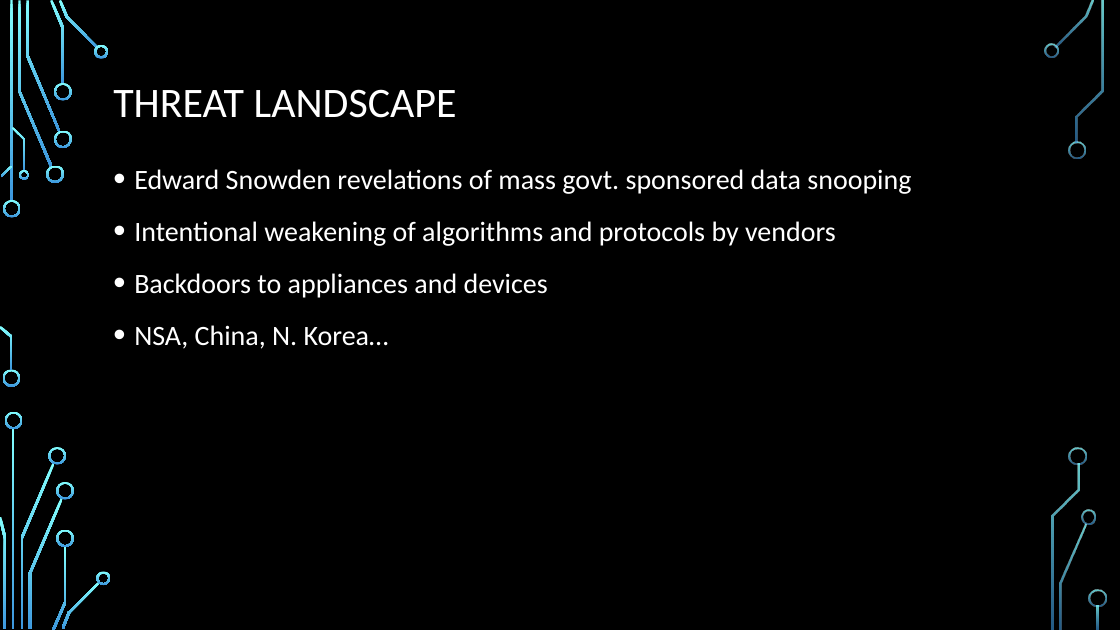
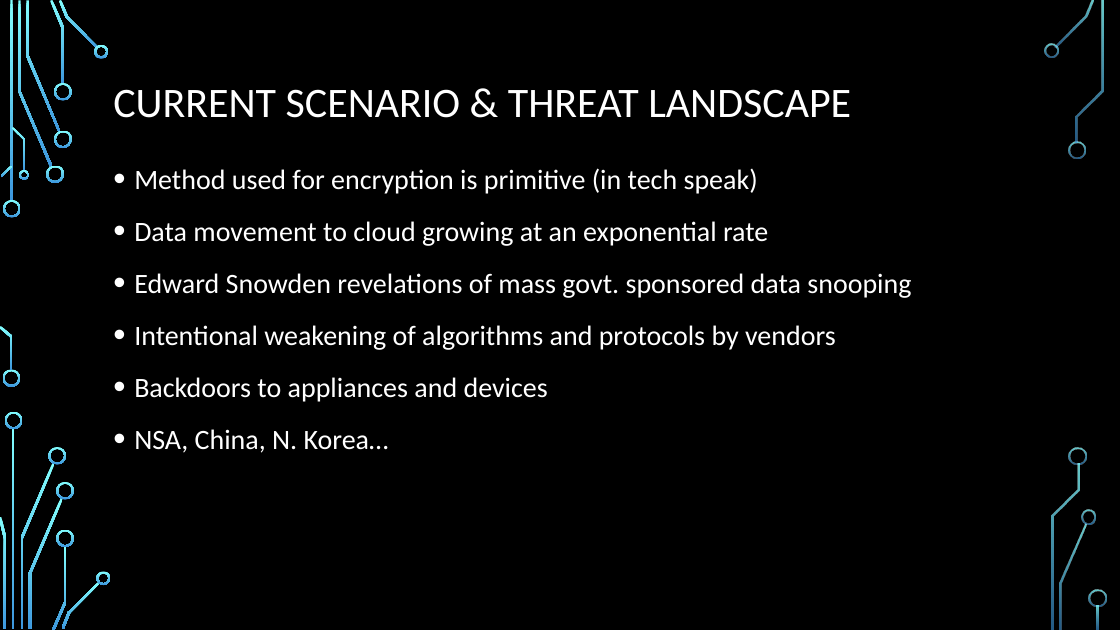
Before and after one commit to roommen/tangle, a slide deck: slide 2 of ppt/TANGLE.pptx (slide 3 before the commit). Drawn at 1120x630 pixels with LibreOffice and Linux fonts; fonts in the diff are those of the drawing; background and template pictures are left out. Boxes give left, top, right and bottom in pixels: in the first picture for what was removed or moved away, otherwise in the second. Text is boxed around its words. In the diff, an @@ line names an element or a change of style, - is before the commit and + after.

```diff
--- a/ppt/TANGLE.pptx
+++ b/ppt/TANGLE.pptx
@@ title at (x1=113, y1=89, x2=851, y2=118): text changed @@
-THREAT LANDSCAPE
+CURRENT SCENARIO & THREAT LANDSCAPE
@@ text at (x1=134, y1=168, x2=768, y2=246): paragraphs added @@
+• Method used for encryption is primitive (in tech speak)
+• Data movement to cloud growing at an exponential rate
```
Also in this commit, not shown: 2 other slides changed, 1 slide removed.
